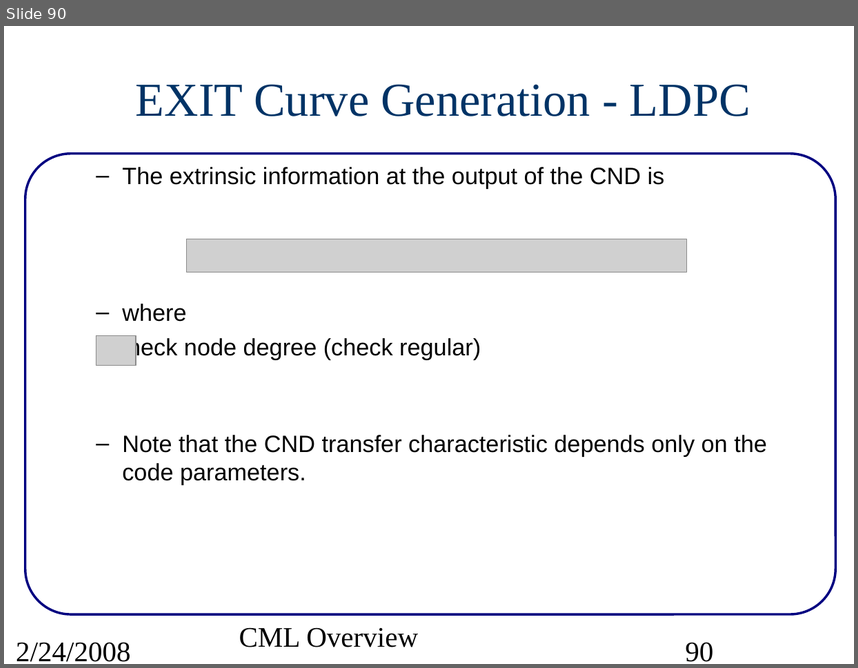
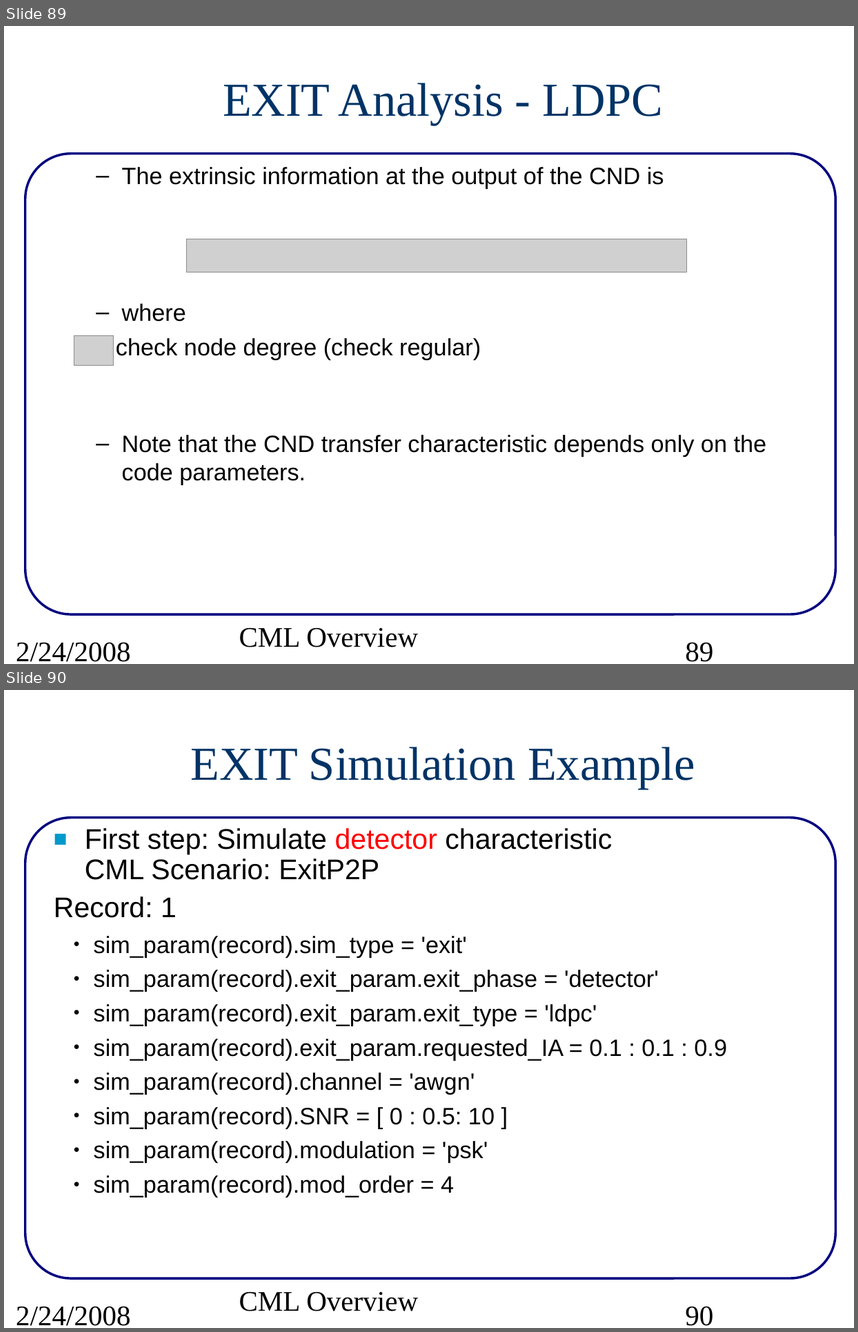
Before and after one commit to marcusmueller/iscml, a slide deck: pcs/projects/cml/doc/src/CMLoverview.ppt. Shown one above the other, each under a label of ours: slide 90 before the commit, slides 89 and 90 after it. The pictures are 858x668 and 858x1332 pixels, drawn with LibreOffice and Linux fonts; fonts in the diff are those of the drawing; grey boxes stand for pictures. Boxes give left, top, right and bottom in pixels: in the first picture for what was removed or moved away, otherwise in the second. Text is boxed around its words. In the diff, an @@ line names an element or a change of style, - is before the commit and + after.

Commit message:
Added EXIT tutorial to CML overview slides.

```diff
--- a/pcs/projects/cml/doc/src/CMLoverview.ppt
+++ b/pcs/projects/cml/doc/src/CMLoverview.ppt
@@ slide 90 added at (x1=4, y1=690, x2=854, y2=1328), background #FFFFFF; not listed: 1 template element that a slide beside it also shows @@
@@ title added at (x1=191, y1=747, x2=695, y2=789), 40 pt, text #003366 @@
+EXIT Simulation Example
@@ text added at (x1=54, y1=828, x2=727, y2=1196), 20 pt, text #000000 @@
+■ First step: Simulate detector characteristic
+  CML Scenario: ExitP2P
+Record: 1
+  ● sim_param(record).sim_type = 'exit'
+  ● sim_param(record).exit_param.exit_phase = 'detector'
+  ● sim_param(record).exit_param.exit_type = 'ldpc'
+  ● sim_param(record).exit_param.requested_IA = 0.1 : 0.1 : 0.9
+  ● sim_param(record).channel = 'awgn'
+  ● sim_param(record).SNR = [ 0 : 0.5: 10 ]
+  ● sim_param(record).modulation = 'psk'
+  ● sim_param(record).mod_order = 4
@@ text added at (x1=16, y1=1305, x2=131, y2=1325), 24 pt, text #000000 @@
+2/24/2008
@@ text added at (x1=239, y1=1291, x2=418, y2=1311), 24 pt, text #000000 @@
+CML Overview
@@ page number added at (x1=685, y1=1305, x2=713, y2=1325), 24 pt, text #000000 @@
+90
@@ what was slide 90 is now slide 89 @@
@@ slide 89 changed as well @@
@@ title at (x1=223, y1=83, x2=664, y2=125): text changed @@
-EXIT Curve Generation - LDPC
+EXIT Analysis - LDPC
@@ text "The extrinsic information at the ..." at (x1=116, y1=167, x2=767, y2=485): indent changed @@
@@ picture moved from (x1=96, y1=335, x2=136, y2=365) to (x1=74, y1=335, x2=113, y2=365) @@
@@ page number at (x1=685, y1=641, x2=713, y2=661): text changed @@
-90
+89
```
Also in this commit, not shown: 87 other slides changed, 2 other slides added, 1 slide removed, 1 other file.
